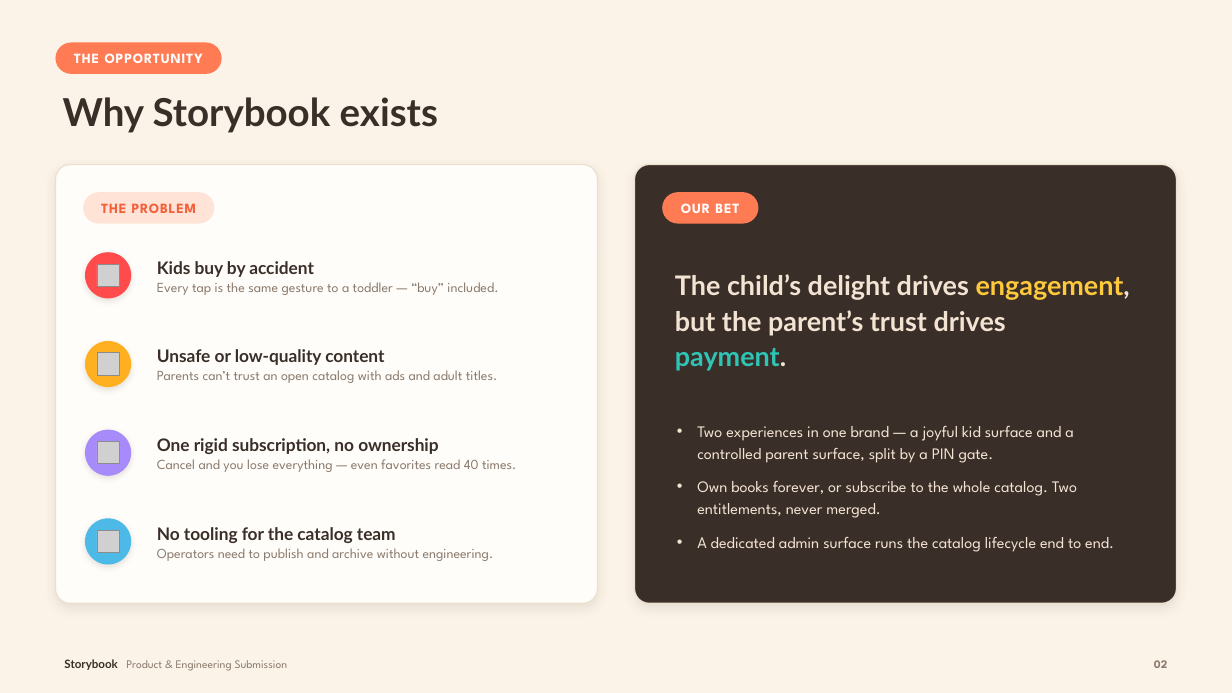
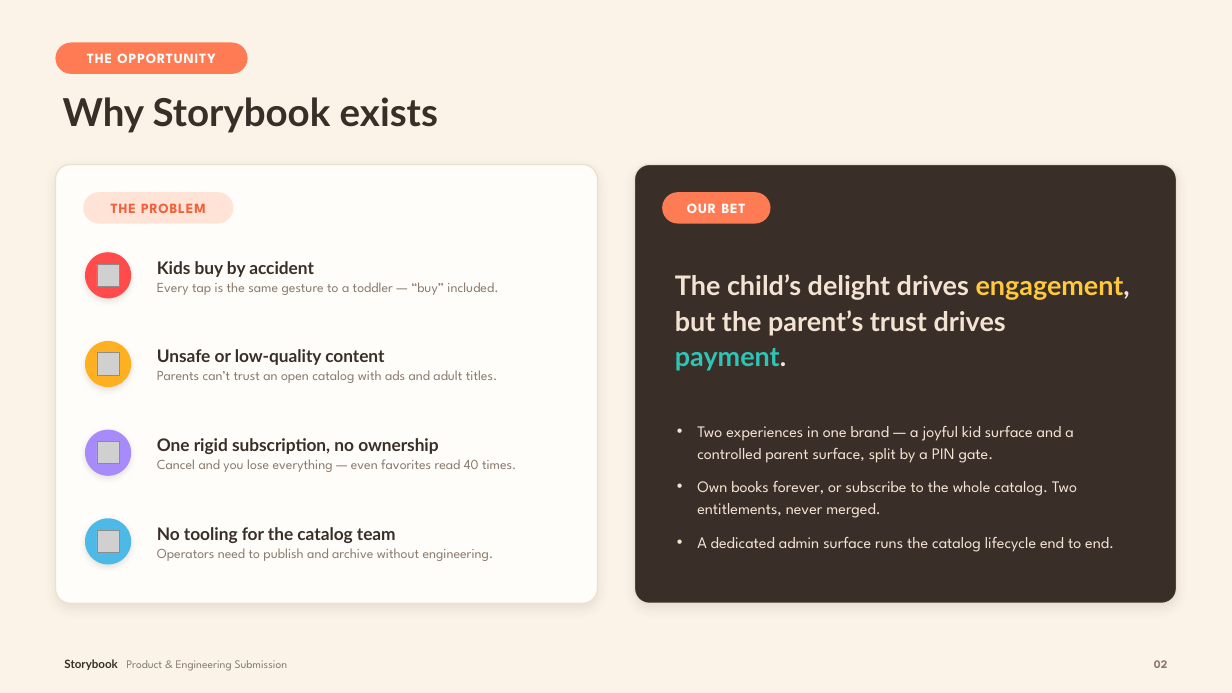
Before and after one commit to rayhanyovi/storybook, a slide deck: slide 2 of deck/Storybook.pptx. Drawn at 1232x693 pixels with LibreOffice and Linux fonts; fonts in the diff are those of the drawing; grey boxes stand for pictures. Boxes give left, top, right and bottom in pixels: in the first picture for what was removed or moved away, otherwise in the second. Text is boxed around its words. In the diff, an @@ line names an element or a change of style, - is before the commit and + after.

```diff
--- a/deck/Storybook.pptx
+++ b/deck/Storybook.pptx
@@ text "THE OPPORTUNITY": place and size @@
-text "THE OPPORTUNITY" at box(74, 53, 203, 63)
+text "THE OPPORTUNITY" at box(87, 53, 215, 63)
@@ rounded rectangle: place and size @@
-rounded rectangle at box(55, 43, 222, 74)
+rounded rectangle at box(55, 43, 248, 74)
@@ text "THE PROBLEM": place and size @@
-text "THE PROBLEM" at box(101, 203, 197, 213)
+text "THE PROBLEM" at box(111, 203, 206, 213)
@@ rounded rectangle: place and size @@
-rounded rectangle at box(83, 192, 214, 224)
+rounded rectangle at box(83, 192, 234, 224)
@@ text "OUR BET": place and size @@
-text "OUR BET" at box(681, 203, 739, 213)
+text "OUR BET" at box(687, 203, 746, 213)
@@ rounded rectangle: place and size @@
-rounded rectangle at box(663, 192, 759, 224)
+rounded rectangle at box(663, 192, 771, 224)
```
Also in this commit, not shown: 15 other slides changed, 12 other files.
